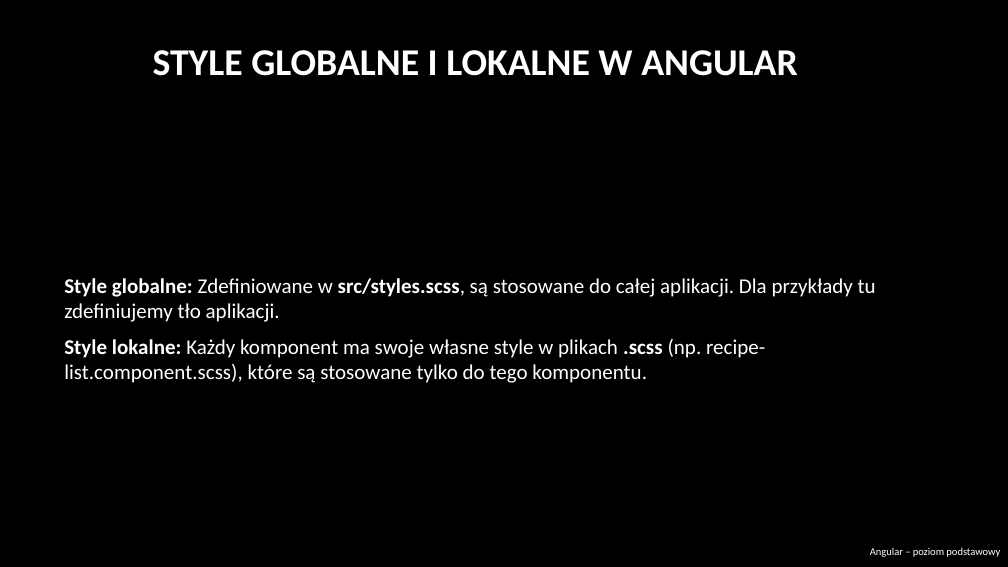
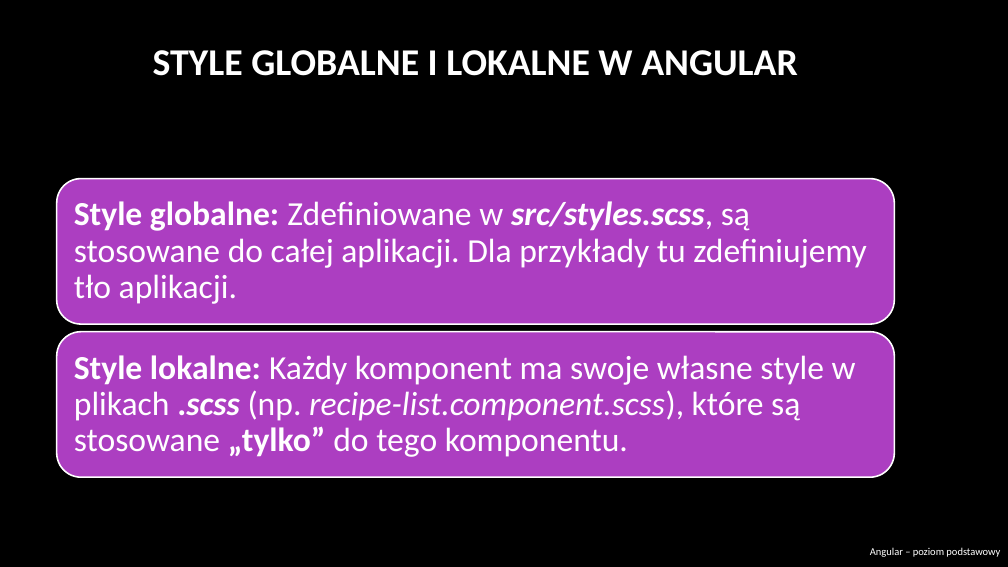
Before and after one commit to RafalSzczuka/angular-course-pfr, a slide deck: slide 34 of prezentacja/Angular beginner.pptx (slide 36 before the commit). Drawn at 1008x567 pixels with LibreOffice and Linux fonts; fonts in the diff are those of the drawing; background and template pictures are left out. Boxes give left, top, right and bottom in pixels: in the first picture for what was removed or moved away, otherwise in the second. Text is boxed around its words. In the diff, an @@ line names an element or a change of style, - is before the commit and + after.

```diff
--- a/prezentacja/Angular beginner.pptx
+++ b/prezentacja/Angular beginner.pptx
@@ rounded rectangle added at (57, 178, 895, 324), fill #AC3EC1, outline #FFFFFF 1.5 pt @@
@@ text added at (74, 201, 867, 304), 32 pt, text #FFFFFF @@
+Style globalne: Zdefiniowane w src/styles.scss, są stosowane do całej aplikacji. Dla przykłady tu zdefiniujemy tło aplikacji.
@@ rounded rectangle added at (57, 332, 895, 477), fill #AC3EC1, outline #FFFFFF 1.5 pt @@
@@ text at (74, 355, 856, 457): text changed; size 20 to 32 pt @@
-Style globalne: Zdefiniowane w src/styles.scss, są stosowane do całej aplikacji. Dla przykłady tu zdefiniujemy tło aplikacji.
-Style lokalne: Każdy komponent ma swoje własne style w plikach .scss (np. recipe-list.component.scss), które są stosowane tylko do tego komponentu.
+Style lokalne: Każdy komponent ma swoje własne style w plikach .scss (np. recipe-list.component.scss), które są stosowane „tylko” do tego komponentu.
```
Also in this commit, not shown: 22 other slides changed, 2 slides added, 5 slides removed.
